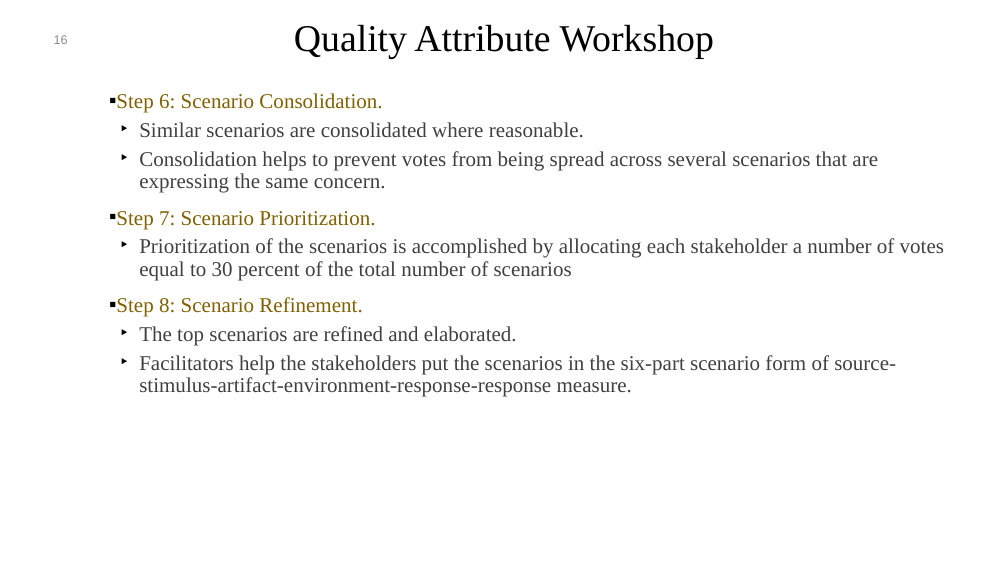
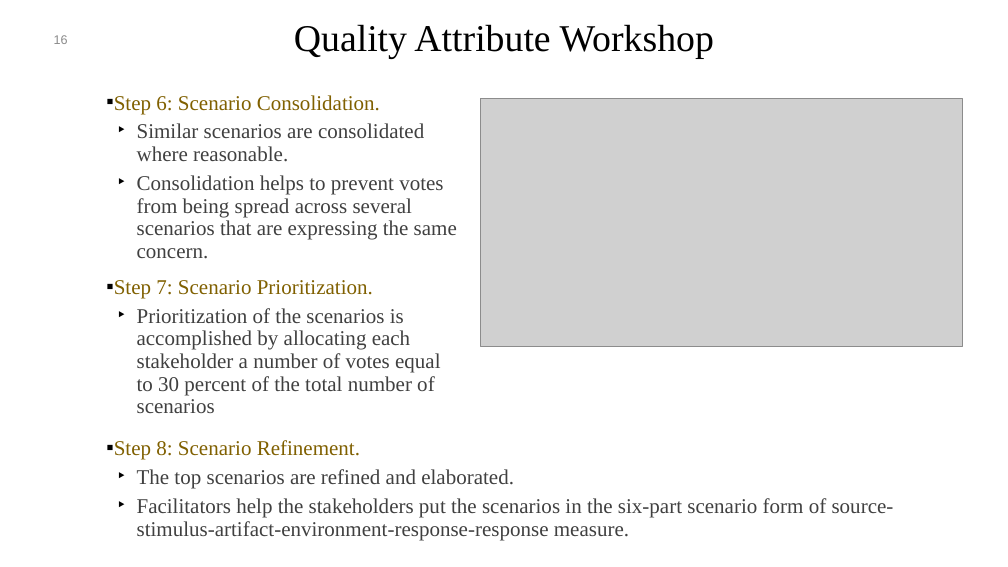
Before and after one commit to mohamad-khorsandi/slides-of-software-architecture-in-practice-4th-ed, a slide deck: slide 16 of chapter 19.pptx. Drawn at 1008x567 pixels with LibreOffice and Linux fonts; fonts in the diff are those of the drawing; grey boxes stand for pictures; background and template pictures are left out. Boxes give left, top, right and bottom in pixels: in the first picture for what was removed or moved away, otherwise in the second. Text is boxed around its words. In the diff, an @@ line names an element or a change of style, - is before the commit and + after.

```diff
--- a/chapter 19.pptx
+++ b/chapter 19.pptx
@@ picture added at bbox=[480, 98, 962, 346] @@
@@ text at bbox=[116, 297, 896, 397]: paragraphs removed @@
-  ▪ Step 8: Scenario Refinement.
-    ‣ The top scenarios are refined and elaborated.
-    ‣ Facilitators help the stakeholders put the scenarios in the six-part scenario form of source-stimulus-artifact-environment-response-response measure.
@@ text added at bbox=[114, 440, 894, 540], 20 pt, text #404040 @@
+  ▪ Step 8: Scenario Refinement.
+    ‣ The top scenarios are refined and elaborated.
+    ‣ Facilitators help the stakeholders put the scenarios in the six-part scenario form of source-stimulus-artifact-environment-response-response measure.
```
Also in this commit, not shown: 1 other slide changed, 1 slide added, 10 other files.
